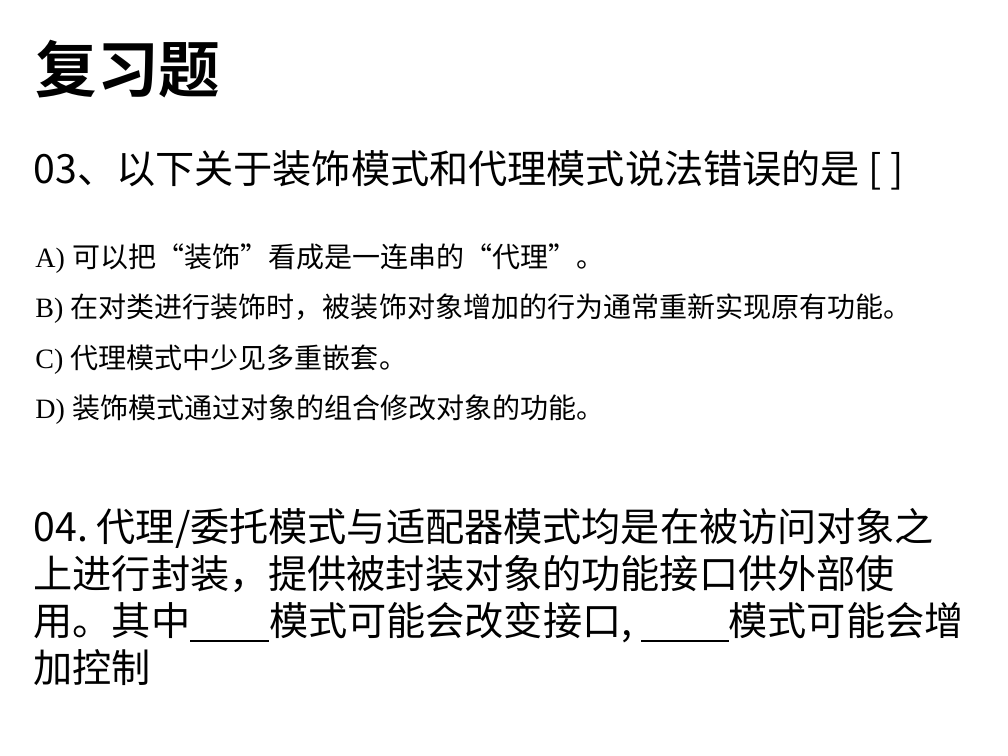
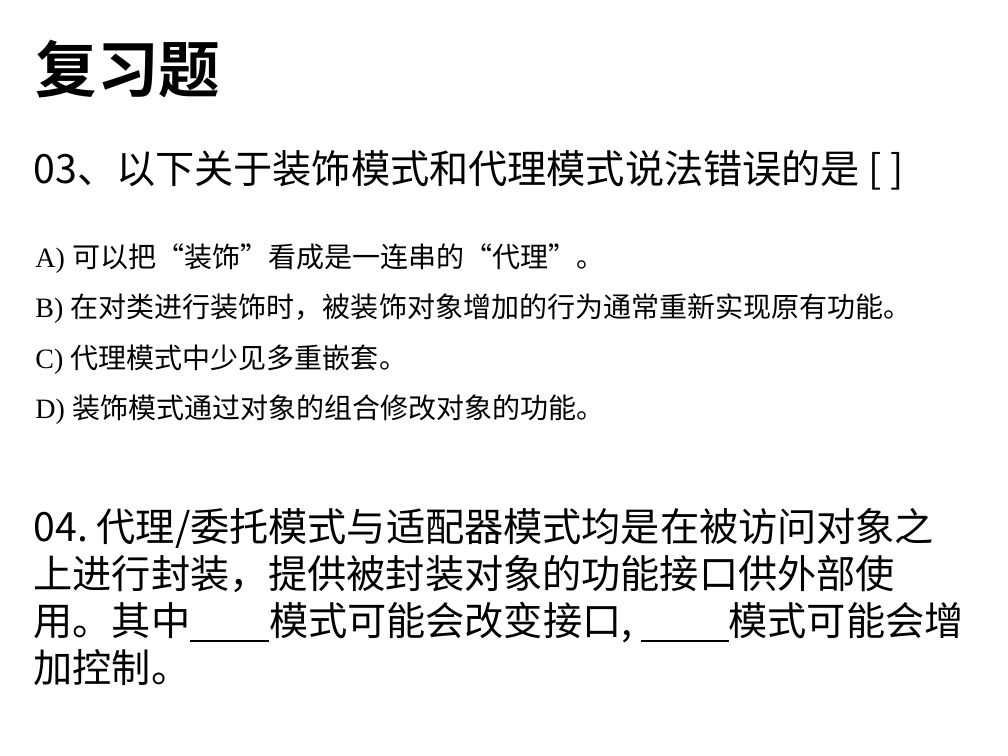
Before and after one commit to thunlp/OOP-THU, a slide deck: slide 46 of oop期末复习-2019.pptx. Drawn at 1008x756 pixels with LibreOffice and Linux fonts; fonts in the diff are those of the drawing. Boxes give left, top, right and bottom in pixels: in the first picture for what was removed or moved away, otherwise in the second. Text is boxed around its words. In the diff, an @@ line names an element or a change of style, - is before the commit and + after.

```diff
--- a/oop期末复习-2019.pptx
+++ b/oop期末复习-2019.pptx
@@ text at box(34, 508, 964, 685): text changed @@
-04. 代理/委托模式与适配器模式均是在被访问对象之上进行封装，提供被封装对象的功能接口供外部使用。其中 模式可能会改变接口, 模式可能会增加控制
+04. 代理/委托模式与适配器模式均是在被访问对象之上进行封装，提供被封装对象的功能接口供外部使用。其中 模式可能会改变接口, 模式可能会增加控制。
```
Also in this commit, not shown: 9 other slides changed, 2 slides added.
